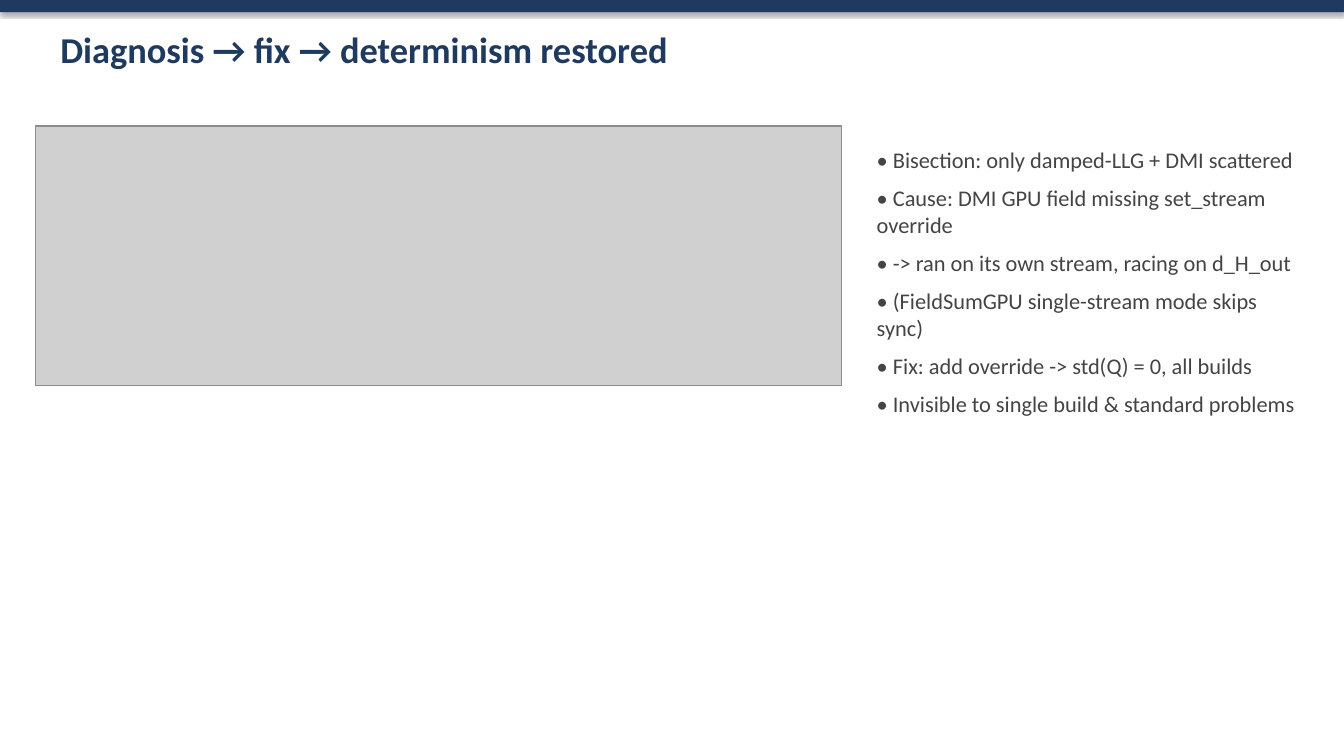
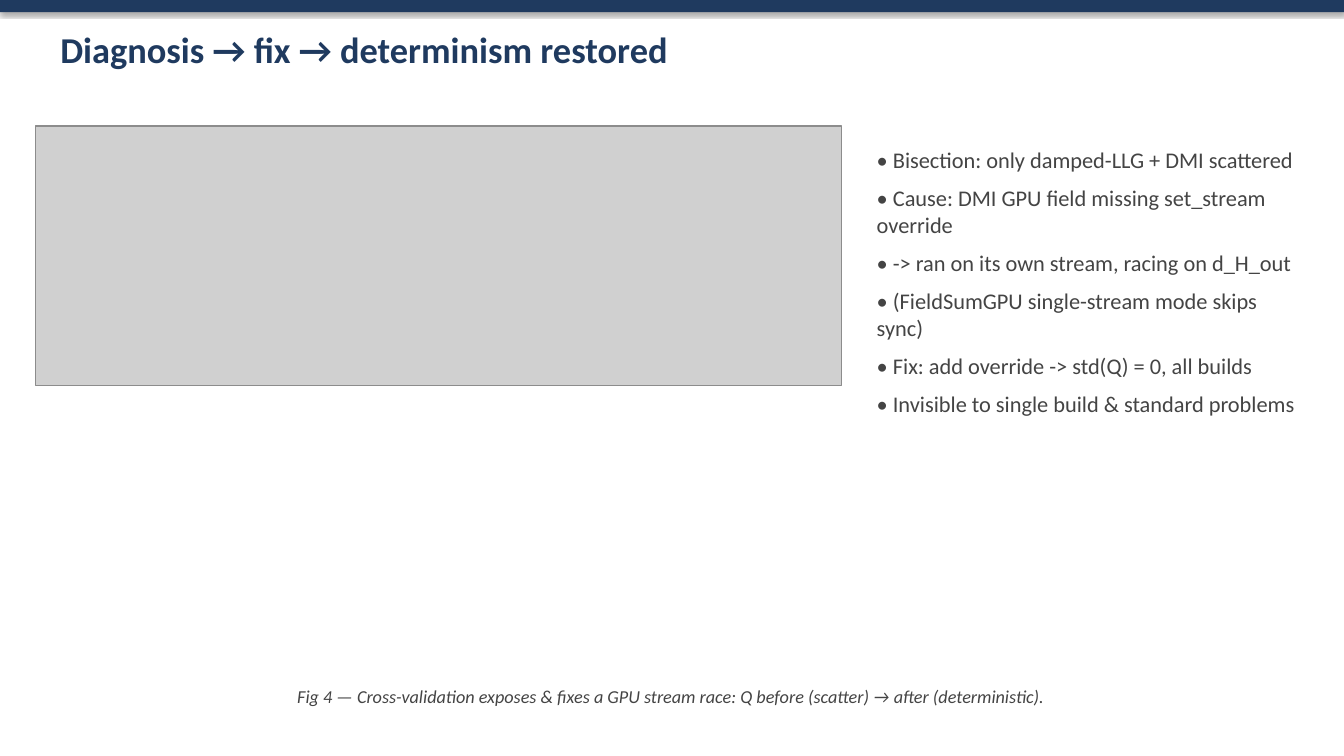
Before and after one commit to mirryou-maker/Claude-SpinDynamics, a slide deck: slide 11 of paper/Claude-SD_talk.pptx. Drawn at 1344x756 pixels with LibreOffice and Linux fonts; fonts in the diff are those of the drawing; grey boxes stand for pictures. Boxes give left, top, right and bottom in pixels: in the first picture for what was removed or moved away, otherwise in the second. Text is boxed around its words. In the diff, an @@ line names an element or a change of style, - is before the commit and + after.

```diff
--- a/paper/Claude-SD_talk.pptx
+++ b/paper/Claude-SD_talk.pptx
@@ text added at (x1=297, y1=690, x2=1044, y2=706), 13 pt, text #444444, italic @@
+Fig 4 — Cross-validation exposes & fixes a GPU stream race: Q before (scatter) → after (deterministic).
```
Also in this commit, not shown: 6 other slides changed, 1 other file.
